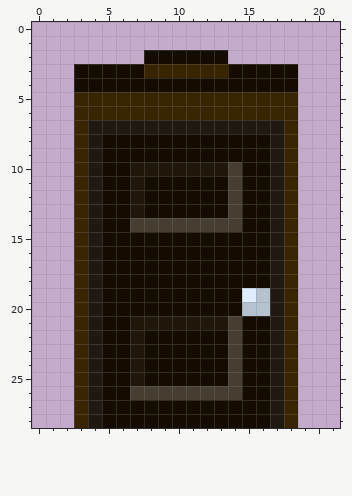
Pixel-art file -- HorrorNarrative/Assets/All/Aseprite/door.aseprite. Above, as it was before the edit.
22x29 pixels, 1 frame.
Now the later version:
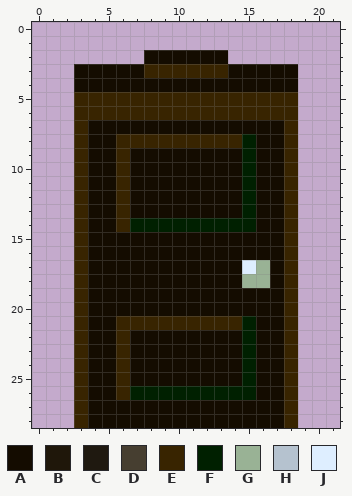
Palette (. is transparent): A #140c00  B #1f170a  C #1f1910  D #463e30  E #382400  F #002000  G #99b295  H #b5c2cf  J #deeeff
The exact change:
{"y":7,"x":4,"old":"CCCCCCCCCCCCCC","new":"AAAAAAAAAAAAAA"}
{"y":8,"x":4,"old":"C","new":"A"}
{"y":8,"x":6,"old":"AAAAAAAAAA","new":"EEEEEEEEEF"}
{"y":8,"x":17,"old":"C","new":"A"}
{"y":9,"x":4,"old":"C","new":"A"}
{"y":9,"x":6,"old":"A","new":"E"}
{"y":9,"x":15,"old":"A","new":"F"}
{"y":9,"x":17,"old":"C","new":"A"}
{"y":10,"x":4,"old":"C","new":"A"}
{"y":10,"x":6,"old":"ABBBBBBBDA","new":"EAAAAAAAAF"}
{"y":10,"x":17,"old":"C","new":"A"}
{"y":11,"x":4,"old":"C","new":"A"}
{"y":11,"x":6,"old":"AB","new":"EA"}
{"y":11,"x":14,"old":"DA","new":"AF"}
{"y":11,"x":17,"old":"C","new":"A"}
{"y":12,"x":4,"old":"C","new":"A"}
{"y":12,"x":6,"old":"AB","new":"EA"}
{"y":12,"x":14,"old":"DA","new":"AF"}
{"y":12,"x":17,"old":"C","new":"A"}
{"y":13,"x":4,"old":"C","new":"A"}
{"y":13,"x":6,"old":"AB","new":"EA"}
{"y":13,"x":14,"old":"DA","new":"AF"}
{"y":13,"x":17,"old":"C","new":"A"}
{"y":14,"x":4,"old":"C","new":"A"}
{"y":14,"x":6,"old":"ADDDDDDDDA","new":"EFFFFFFFFF"}
{"y":14,"x":17,"old":"C","new":"A"}
{"y":15,"x":4,"old":"C","new":"A"}
{"y":15,"x":17,"old":"C","new":"A"}
{"y":16,"x":4,"old":"C","new":"A"}
{"y":16,"x":17,"old":"C","new":"A"}
{"y":17,"x":4,"old":"C","new":"A"}
{"y":17,"x":15,"old":"AAC","new":"JGA"}
{"y":18,"x":4,"old":"C","new":"A"}
{"y":18,"x":15,"old":"AAC","new":"GGA"}
{"y":19,"x":4,"old":"C","new":"A"}
{"y":19,"x":15,"old":"JHC","new":"AAA"}
{"y":20,"x":4,"old":"C","new":"A"}
{"y":20,"x":15,"old":"HHC","new":"AAA"}
{"y":21,"x":4,"old":"C","new":"A"}
{"y":21,"x":6,"old":"ABBBBBBBDA","new":"EEEEEEEEEF"}
{"y":21,"x":17,"old":"C","new":"A"}
{"y":22,"x":4,"old":"C","new":"A"}
{"y":22,"x":6,"old":"AB","new":"EA"}
{"y":22,"x":14,"old":"DA","new":"AF"}
{"y":22,"x":17,"old":"C","new":"A"}
{"y":23,"x":4,"old":"C","new":"A"}
{"y":23,"x":6,"old":"AB","new":"EA"}
{"y":23,"x":14,"old":"DA","new":"AF"}
{"y":23,"x":17,"old":"C","new":"A"}
{"y":24,"x":4,"old":"C","new":"A"}
{"y":24,"x":6,"old":"AB","new":"EA"}
{"y":24,"x":14,"old":"DA","new":"AF"}
{"y":24,"x":17,"old":"C","new":"A"}
{"y":25,"x":4,"old":"C","new":"A"}
{"y":25,"x":6,"old":"AB","new":"EA"}
{"y":25,"x":14,"old":"DA","new":"AF"}
{"y":25,"x":17,"old":"C","new":"A"}
{"y":26,"x":4,"old":"C","new":"A"}
{"y":26,"x":6,"old":"ADDDDDDDDA","new":"EFFFFFFFFF"}
{"y":26,"x":17,"old":"C","new":"A"}
{"y":27,"x":4,"old":"C","new":"A"}
{"y":27,"x":17,"old":"C","new":"A"}
{"y":28,"x":4,"old":"C","new":"A"}
{"y":28,"x":17,"old":"C","new":"A"}
{"label":"changed","picture_box":[88,120,284,428]}
